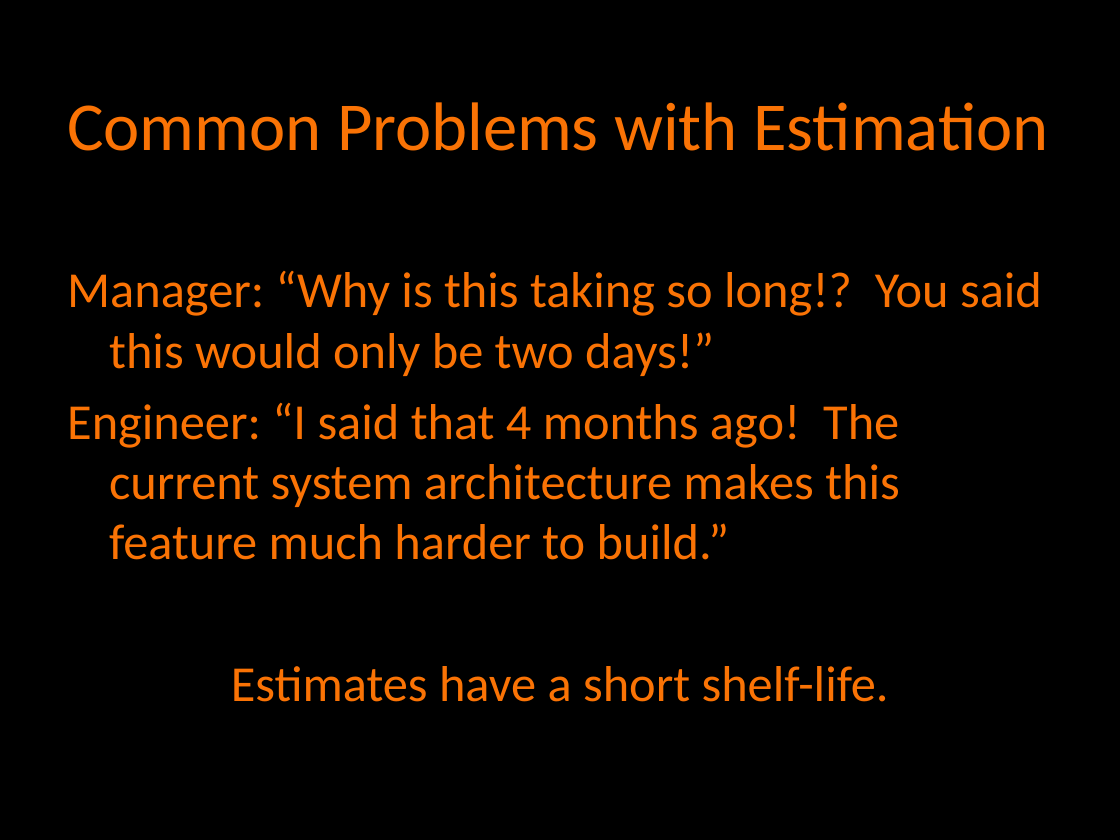
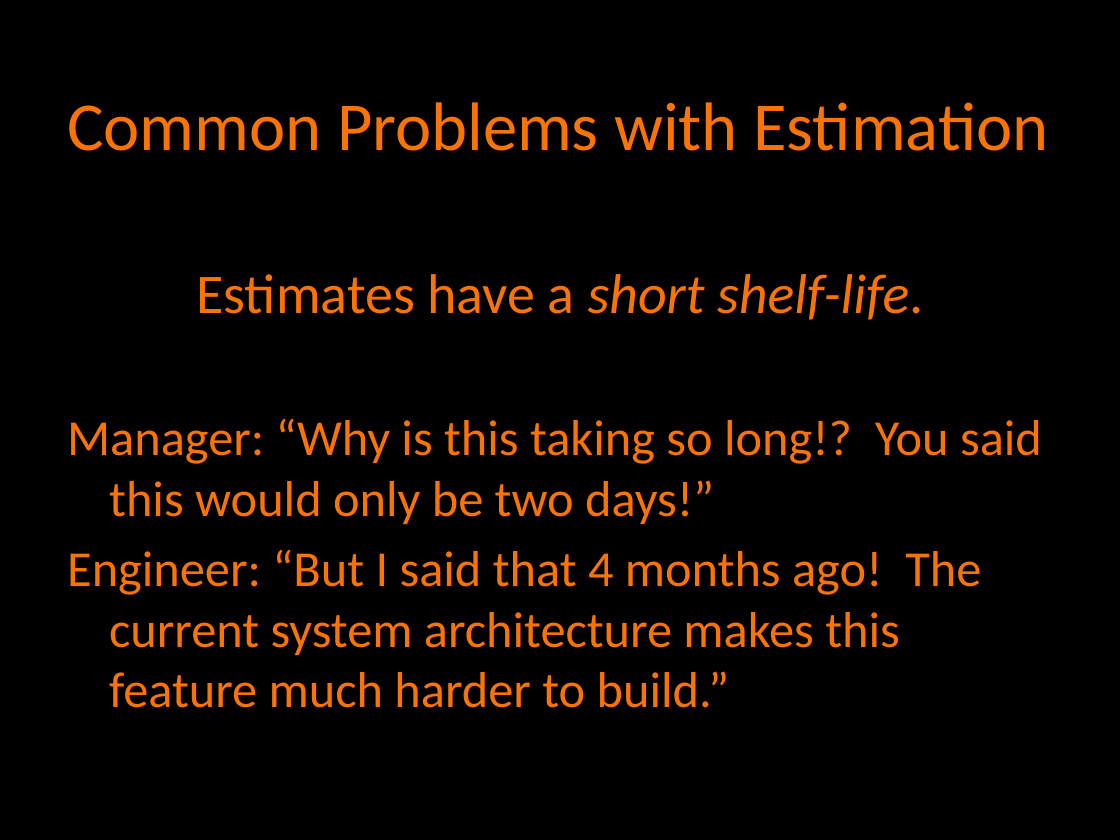
Before and after one commit to agilefire/November2010, a slide deck: slide 7 of Agile Firestarter Autumn 2010 Agile Estimation.pptx (slide 5 before the commit). Drawn at 1120x840 pixels with LibreOffice and Linux fonts; fonts in the diff are those of the drawing. Boxes give left, top, right and bottom in pixels: in the first picture for what was removed or moved away, otherwise in the second. Text is boxed around its words. In the diff, an @@ line names an element or a change of style, - is before the commit and + after.

Commit message:
Updated the estimation deck.

```diff
--- a/Agile Firestarter Autumn 2010 Agile Estimation.pptx
+++ b/Agile Firestarter Autumn 2010 Agile Estimation.pptx
@@ text at (x1=196, y1=274, x2=923, y2=320): paragraph added @@
+Estimates have a short shelf-life.
@@ text at (x1=67, y1=550, x2=981, y2=708): text changed @@
-Engineer: “I said that 4 months ago! The current system architecture makes this feature much harder to build.”
-Estimates have a short shelf-life.
+Engineer: “But I said that 4 months ago! The current system architecture makes this feature much harder to build.”
```
Also in this commit, not shown: 12 other slides changed, 3 slides added, 1 slide removed.
